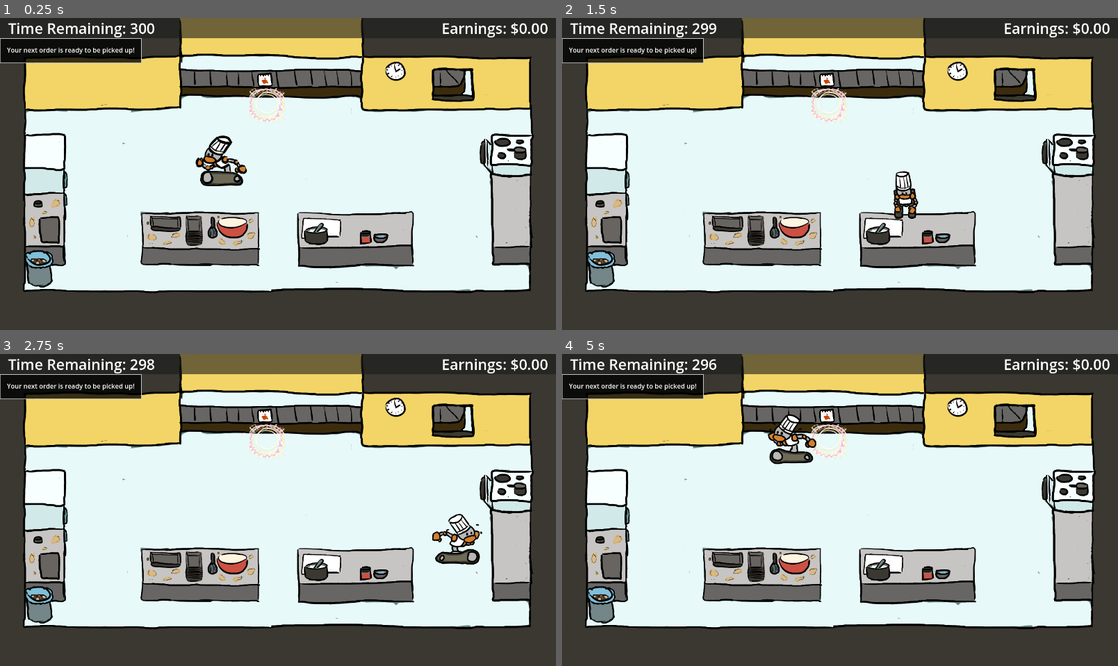
Above: before the commit, frames 1-4 (two rows, left to right).
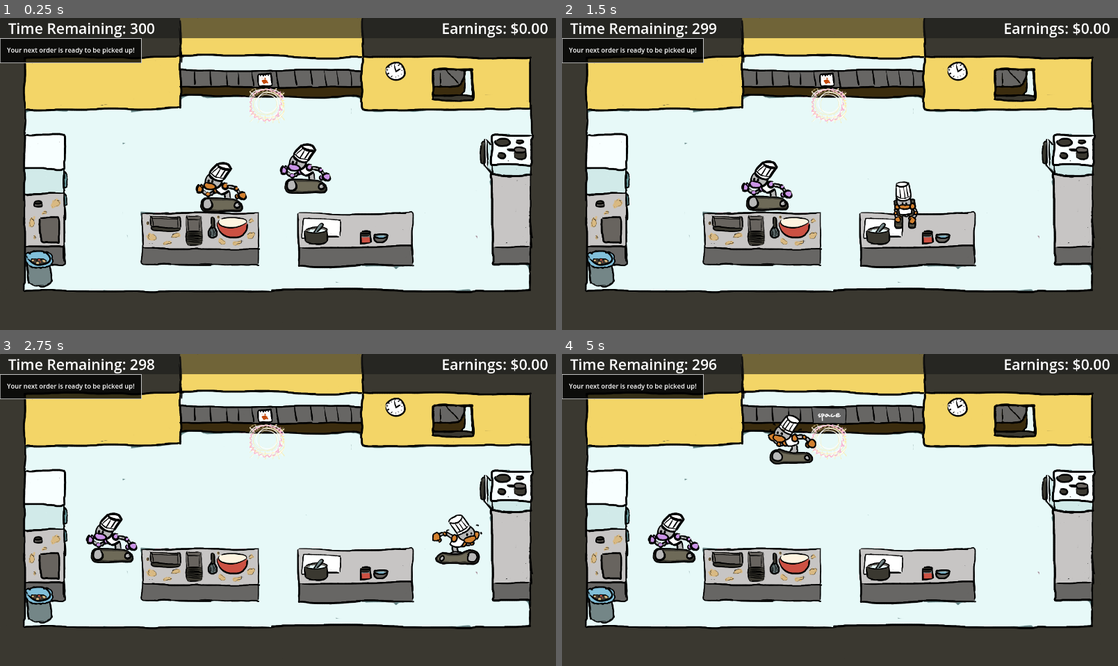
Above: after the commit, the same moments.

Repository: yanalex981/Tasty-Treads
Game: Godot game, scene res://Scenes/game.tscn
Two runs of this game, one before a commit and one after it. Both use one fixed random seed, a clock stepped at 60 frames per second and the inputs below. The engine's default icon, where the game draws it, is replaced by a stand-in: a white triangle on a blue panel in a dark square.
Inputs:
- Up to frame 1 (0.25 s): no input
- Up to frame 2 (1.5 s): hold D (right) 0.53-1.28 s; tap Space (interact) at 0.6, 1.35 s; hold S (down) from 1.28 s (still down)
- Up to frame 3 (2.75 s): release S (down) at 2.03 s; hold D (right) from 2.03 s (still down); tap Space (interact) at 2.1 s
- Up to frame 4 (5 s): release D (right) at 2.78 s; hold W (up) 2.78-3.53 s; tap Space (interact) at 2.85, 3.6, 4.35 s; hold A (left) from 3.53 s (still down)

The runs differ from the first frame. In frame 1, 2.2% of the frame differs, in the area x 35-60%, y 37-63%; in frame 2, 1.4%; in frame 3, 1.2%; in frame 4, 1.3%.

Commit message:
initial navigation works

Diff:
--- a/Scenes/Components/Agent.tscn
+++ b/Scenes/Components/Agent.tscn
@@ -1,13 +1,12 @@
-[gd_scene load_steps=30 format=3 uid="uid://cybi17smgimsh"]
+[gd_scene load_steps=29 format=3 uid="uid://cybi17smgimsh"]
 
 [ext_resource type="Script" path="res://Scripts/Components/AgentAnim.gd" id="2_51dnd"]
-[ext_resource type="Texture2D" uid="uid://bynbsygtxakga" path="res://Assets/incomplete.png" id="2_xd0dm"]
 
 [sub_resource type="RectangleShape2D" id="RectangleShape2D_qapmb"]
 size = Vector2(128, 48)
 
 [sub_resource type="CircleShape2D" id="CircleShape2D_i0jou"]
-radius = 56.0
+radius = 64.0
 
 [sub_resource type="Animation" id="Animation_45y0y"]
 length = 0.001
@@ -236,15 +235,14 @@
 [sub_resource type="AnimationNodeStateMachinePlayback" id="AnimationNodeStateMachinePlayback_uhtb2"]
 
 [node name="Agent" type="CharacterBody2D"]
+collision_layer = 2
+motion_mode = 1
 
 [node name="boundaries" type="CollisionShape2D" parent="."]
-visible = false
-position = Vector2(0, -24)
+position = Vector2(0, 40)
 shape = SubResource("RectangleShape2D_qapmb")
 
 [node name="reachable_zone" type="Area2D" parent="."]
-visible = false
-position = Vector2(0, -56)
 collision_layer = 4
 collision_mask = 4
 metadata/_edit_group_ = true
@@ -254,8 +252,6 @@
 
 [node name="sprite" type="Sprite2D" parent="."]
 texture_filter = 1
-position = Vector2(0, -65)
-texture = ExtResource("2_xd0dm")
 hframes = 4
 vframes = 4
 
--- a/Scenes/Components/Interactable.tscn
+++ b/Scenes/Components/Interactable.tscn
@@ -3,7 +3,7 @@
 [ext_resource type="Script" path="res://Scripts/Components/Interactable.gd" id="1_no5bq"]
 
 [sub_resource type="CircleShape2D" id="CircleShape2D_cl24f"]
-radius = 8.0
+radius = 16.0
 
 [node name="interactable" type="Area2D"]
 collision_layer = 4
--- a/Scenes/Components/droid.tscn
+++ b/Scenes/Components/droid.tscn
@@ -1,14 +1,20 @@
-[gd_scene load_steps=4 format=3 uid="uid://cb5dgoww7jejb"]
+[gd_scene load_steps=5 format=3 uid="uid://p0ns6kefi1q6"]
 
 [ext_resource type="PackedScene" uid="uid://cybi17smgimsh" path="res://Scenes/Components/Agent.tscn" id="1_rp25k"]
 [ext_resource type="Texture2D" uid="uid://bhf8on2bbi74a" path="res://Assets/sousChefSpritesheet.png" id="2_c5bcw"]
+[ext_resource type="Script" path="res://Scripts/Droid.gd" id="2_lysgy"]
 
 [sub_resource type="AnimationNodeStateMachinePlayback" id="AnimationNodeStateMachinePlayback_qjaro"]
 
 [node name="Droid" instance=ExtResource("1_rp25k")]
+script = ExtResource("2_lysgy")
 
 [node name="sprite" parent="." index="2"]
 texture = ExtResource("2_c5bcw")
 
 [node name="tree" parent="." index="4"]
 parameters/playback = SubResource("AnimationNodeStateMachinePlayback_qjaro")
+
+[node name="nav_agent" type="NavigationAgent2D" parent="." index="5"]
+
+[connection signal="area_entered" from="reachable_zone" to="." method="_on_reachable_area_entered"]
--- a/Scenes/kitchen.tscn
+++ b/Scenes/kitchen.tscn
@@ -10,6 +10,7 @@
 [ext_resource type="Texture2D" uid="uid://bxdmjnw83vw6a" path="res://Assets/completed.png" id="6_l2gtt"]
 [ext_resource type="Texture2D" uid="uid://cxa0g1j4n3wwe" path="res://Assets/in_progress.png" id="7_p5an8"]
 [ext_resource type="Resource" uid="uid://ddwwrgj7afykp" path="res://Resources/Recipes/croissant.tres" id="7_rj4d4"]
+[ext_resource type="PackedScene" uid="uid://p0ns6kefi1q6" path="res://Scenes/Components/Droid.tscn" id="7_x5gre"]
 [ext_resource type="Texture2D" uid="uid://bynbsygtxakga" path="res://Assets/incomplete.png" id="8_vvdjn"]
 [ext_resource type="PackedScene" uid="uid://bd51qipgd5htg" path="res://Scenes/Components/Interactable.tscn" id="8_xnfjy"]
 [ext_resource type="Texture2D" uid="uid://xt6ufjiufigx" path="res://Assets/area_highlight.png" id="9_i0njw"]
@@ -28,6 +29,16 @@
 border_width_top = 1
 border_width_right = 1
 border_width_bottom = 1
+
+[sub_resource type="NavigationPolygon" id="NavigationPolygon_1ooa3"]
+vertices = PackedVector2Array(64, 336, 64, 224, 440, 224, 160, 336, 440, 192, 888, 192, 888, 224, 1208, 224, 1208, 672, 1016, 480, 1016, 672, 344, 480, 160, 672, 344, 672)
+polygons = Array[PackedInt32Array]([PackedInt32Array(0, 1, 2, 3), PackedInt32Array(2, 4, 5, 6), PackedInt32Array(6, 7, 8, 9), PackedInt32Array(8, 10, 9), PackedInt32Array(2, 6, 9, 11, 3), PackedInt32Array(12, 3, 11, 13)])
+outlines = Array[PackedVector2Array]([PackedVector2Array(64, 336, 160, 336, 160, 672, 344, 672, 344, 480, 1016, 480, 1016, 672, 1208, 672, 1208, 224, 888, 224, 888, 192, 440, 192, 440, 224, 64, 224)])
+
+[sub_resource type="NavigationPolygon" id="NavigationPolygon_tc0wt"]
+vertices = PackedVector2Array(1016, 672, 344, 672, 344, 608, 632, 608, 632, 480, 736, 480, 736, 608, 1016, 608)
+polygons = Array[PackedInt32Array]([PackedInt32Array(0, 1, 2, 3), PackedInt32Array(3, 4, 5, 6), PackedInt32Array(0, 3, 6), PackedInt32Array(0, 6, 7)])
+outlines = Array[PackedVector2Array]([PackedVector2Array(344, 672, 344, 608, 632, 608, 632, 480, 736, 480, 736, 608, 1016, 608, 1016, 672)])
 
 [node name="kitchen_main" type="Node2D"]
 texture_filter = 1
@@ -107,12 +118,14 @@
 in_progress_icon = ExtResource("7_p5an8")
 incomplete_icon = ExtResource("8_vvdjn")
 
-[node name="microgames" type="CanvasLayer" parent="."]
-layer = 2
-
 [node name="kitchen" type="CanvasLayer" parent="."]
 
 [node name="player_spawn" type="Marker2D" parent="kitchen"]
+
+[node name="Droid" parent="kitchen/player_spawn" node_paths=PackedStringArray("target_position") instance=ExtResource("7_x5gre")]
+position = Vector2(800, 360)
+motion_mode = 0
+target_position = NodePath("../../fridge_highlight")
 
 [node name="wall_boundaries" type="StaticBody2D" parent="kitchen"]
 visible = false
@@ -246,6 +259,18 @@
 
 [node name="player" parent="kitchen" instance=ExtResource("15_8mjq4")]
 position = Vector2(544, 416)
+motion_mode = 0
+
+[node name="floor_space" type="NavigationRegion2D" parent="kitchen"]
+visible = false
+navigation_polygon = SubResource("NavigationPolygon_1ooa3")
+
+[node name="floor_space2" type="NavigationRegion2D" parent="kitchen"]
+visible = false
+navigation_polygon = SubResource("NavigationPolygon_tc0wt")
+
+[node name="microgames" type="CanvasLayer" parent="."]
+layer = 2
 
 [connection signal="timeout" from="round_timer" to="." method="_on_round_timer_timeout"]
 [connection signal="timeout" from="time_tracker" to="." method="_update_time_remaining_label"]
--- /dev/null
+++ b/Scripts/Droid.gd
@@ -0,0 +1,28 @@
+class_name Droid
+extends CharacterBody2D
+
+@onready var nav_agent : NavigationAgent2D = $nav_agent
+
+@export var target_position : Area2D
+
+var in_range : bool = false:
+	set(value):
+		in_range = value
+
+func _ready():
+	nav_agent.target_position = target_position.global_position
+
+func _process(_delta):
+	if nav_agent.is_target_reachable():
+		var next_location = nav_agent.get_next_path_position()
+		var direction = global_position.direction_to(next_location)
+		self.velocity = direction.normalized() * 200
+
+		if not in_range:
+			move_and_slide()
+
+func _on_reachable_area_entered(area):
+	if area != target_position:
+		return
+
+	nav_agent.target_position = Vector2.ZERO
Not shown: 1 places in Scenes/kitchen.tscn that only renumber resources
